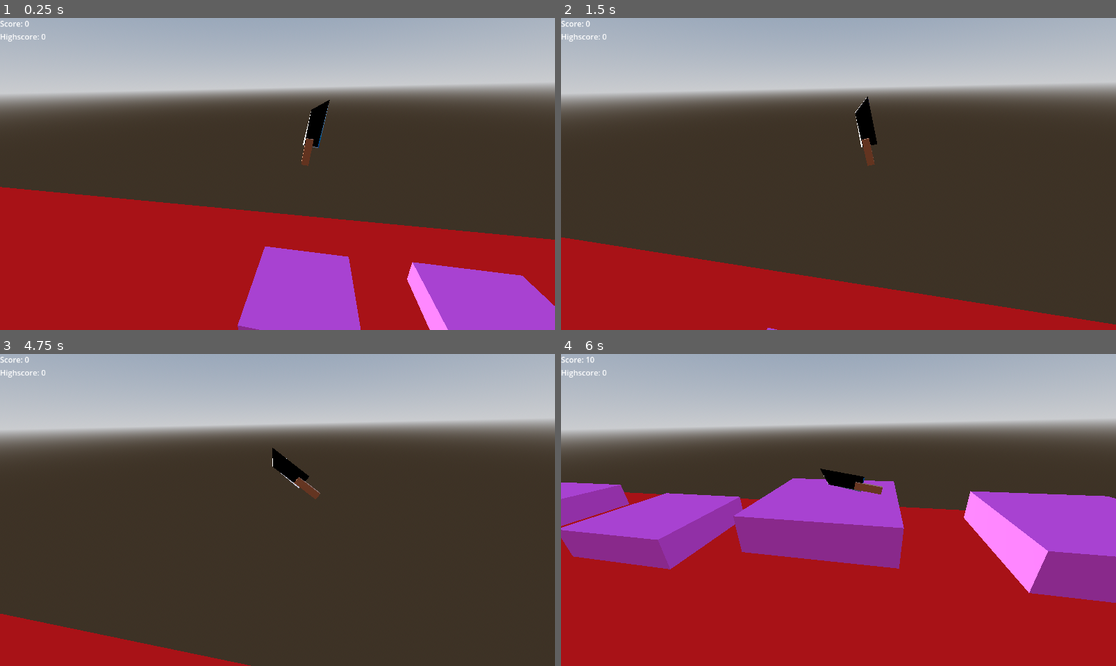
Above: before the commit, frames 1-4 (two rows, left to right).
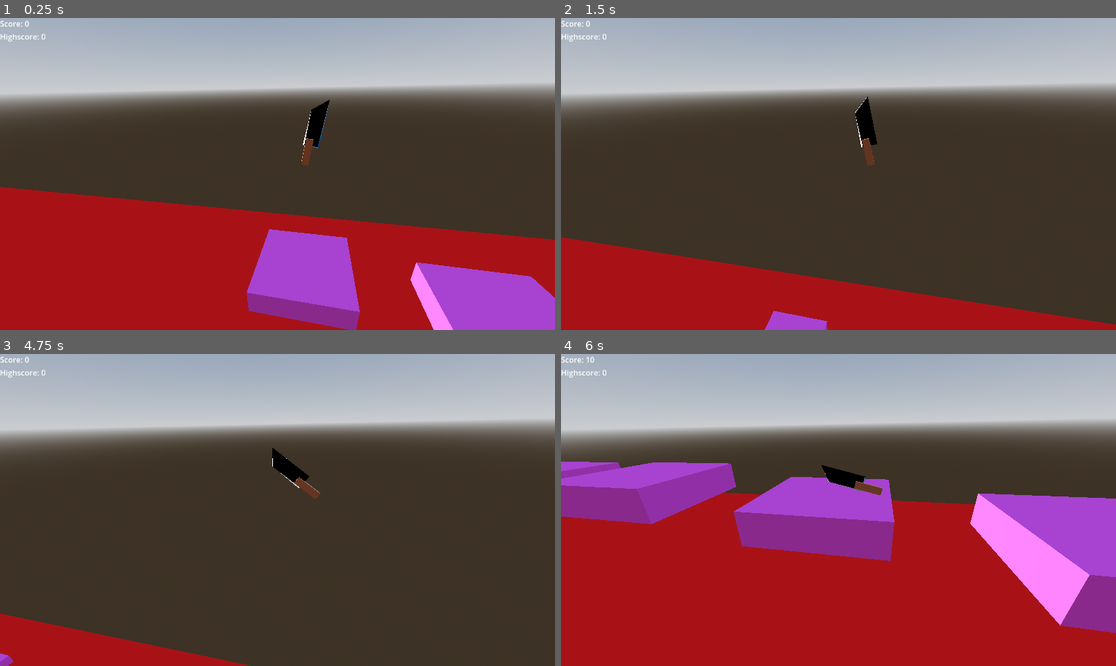
Above: after the commit, the same moments.

Repository: milserbua/slicer
Game: Godot game, scene res://main.tscn
Two runs of this game, one before a commit and one after it. Both use one fixed random seed, a clock stepped at 60 frames per second and the inputs below.
Inputs:
- Up to frame 1 (0.25 s): no input
- Up to frame 2 (1.5 s): tap Enter (ui_accept) at 0.5, 0.77 s
- Up to frame 3 (4.75 s): tap Enter (ui_accept) at 1.52, 3.02, 3.77, 4.52 s
- Up to frame 4 (6 s): no input

The runs differ from the first frame. In frame 1, 3.3% of the frame differs, in the area x 42-100%, y 67-100%; in frame 2, 0.5%; in frame 3, less than 0.1%; in frame 4, 15%, in the area x 0-100%, y 34-90%.

Commit message:
Add progressive difficulty scaling to platform spawning

Diff:
--- a/meista/platformspawner.gd
+++ b/meista/platformspawner.gd
@@ -5,32 +5,42 @@
 
 var spawn_z = 0.0
 var spawn_distance = 10.0
+var difficulty_multiplier = 1.0
+var platforms_spawned = 0
 
 func _ready():
 	for i in range(20):
 		spawn_platform()
 
 func _process(delta):
-
-	# nur nach vorne spawnen, nicht bei Stillstand spammen
+	# Spawn platforms ahead of player with difficulty scaling
 	if player.position.z < spawn_z + 40:
 		spawn_platform()
+
+	# Progressive difficulty increase
+	difficulty_multiplier = 1.0 + (platforms_spawned / 50.0) * 0.3
 
 func spawn_platform():
 	var platform = platform_scene.instantiate()
 
-	# FIX: nur Z basiert, kein Chaos
+	# Randomize X position based on difficulty
+	var x_variation = randf_range(-1.5, 1.5) * difficulty_multiplier
+
 	platform.position = Vector3(
-		0.0, #X
-		randf_range(-1.0, 1.0),  # Y Variation
+		x_variation,
+		randf_range(-0.8, 1.2),
 		spawn_z
 	)
+
 	add_child(platform)
 	spawn_z -= spawn_distance
+	platforms_spawned += 1
 
 func reset_world():
 	for child in get_children():
 		child.queue_free()
-		spawn_z = 0.0
+	spawn_z = 0.0
+	platforms_spawned = 0
+	difficulty_multiplier = 1.0
 	for i in range(20):
 		spawn_platform()
